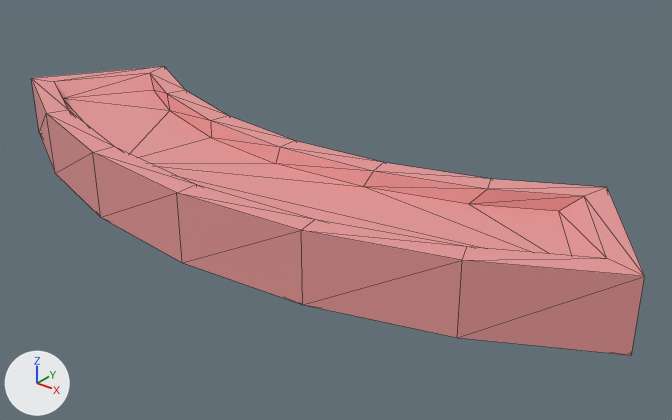
The glTF model Systems Offline/systems-offline/src/3d/Assets/General reuseable assets/Keypad/Key no 8.glb as it was, and as the next commit left it.
One viewpoint serves both versions: a camera (50 mm lens) standing at (0.442, -0.904, 0.343) and looking at (0.043, -0.406, 0.034). Every picture has the same lights, and +X, +Y and +Z are marked at lower left. The picture after the commit comes second. Mesh edges are drawn as thin lines. Where no turn or scale is listed for an object, it has been applied to the vertices. Vertices at exactly the same position are counted once.

Script lines for the objects in view, before the commit:
```python
mat_material = principled_material('Material')
mat_material.base_color = (0.8, 0.314, 0.309)  # pink #e79897
me_circle_011 = bpy.data.meshes.new('Circle.011')
me_circle_011.from_pydata(...)  # 56 vertices, 108 faces; spans x -0.291..0.291, y -0.524..-0.334, z 0.0..0.054
me_circle_011.materials.append(mat_material)  # pink #e79897
ob_key_no_8 = bpy.data.objects.new('Key no 8', me_circle_011)
ob_key_no_8.location = (0.0, 0.0, 0.0249)
```
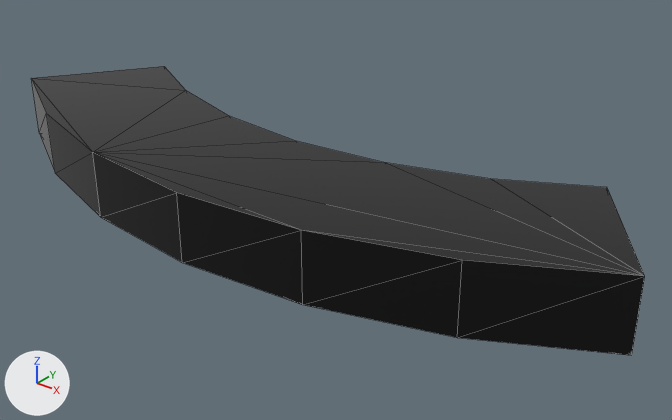
What differs and where, as boxes [x1, y1, x2, y2] in the pictures (672 x 420 px):
'Key no 8', recoloured, reshaped (pink to black): [31, 66, 645, 355] in both
part 1 of me_circle_011, built on: [31, 66, 644, 276] in both

The change, as a list of edits to the scene's bpy script:
```text
Change mat_material:
    mat_material.base_color: (0.8, 0.314, 0.309) -> (0.0, 0.0, 0.0)  # pink #e79897 -> black #000000
Change me_circle_011:
    used by ob_key_no_8; location = (0.0, 0.0, 0.0249)
    remove me_circle_011.from_pydata(...)  # 56 vertices, 108 faces; spans x -0.291..0.291, y -0.524..-0.334, z 0.0..0.054
    add me_circle_011.from_pydata(...)  # 28 vertices, 52 faces; spans x -0.291..0.291, y -0.524..-0.334, z 0.0..0.054
    me_circle_011 part 1
    28 vertices are removed from x -0.266..0.266, y -0.506..-0.358, z 0.042..0.054
    68 faces are deleted
    12 new faces join them
```
